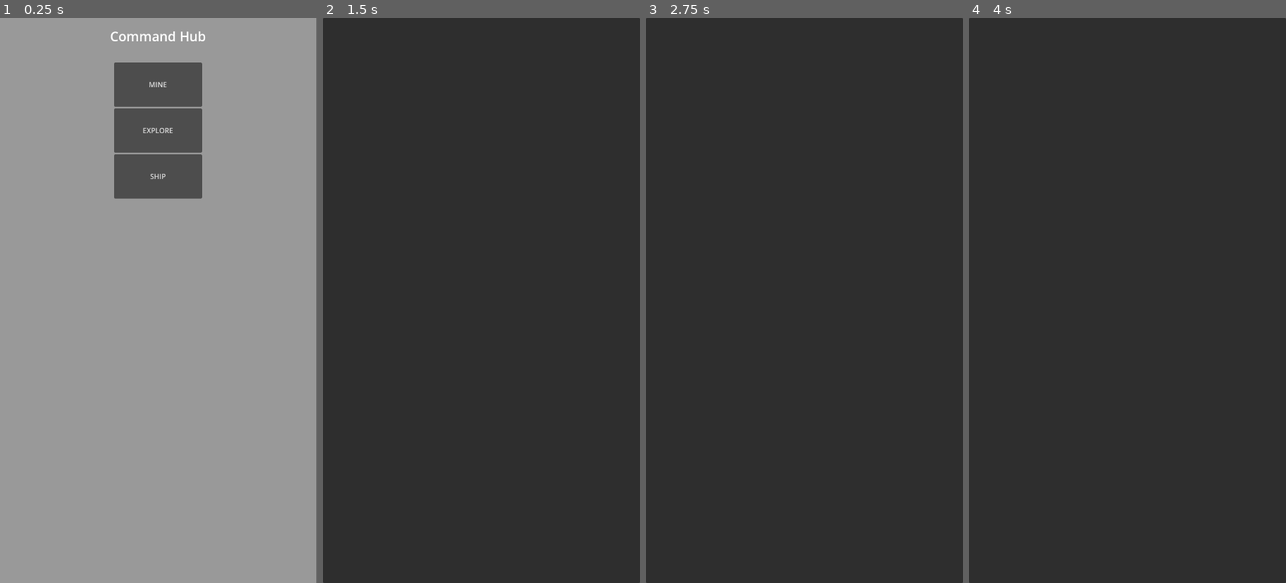
Above: before the commit, frames 1-4 (left to right).
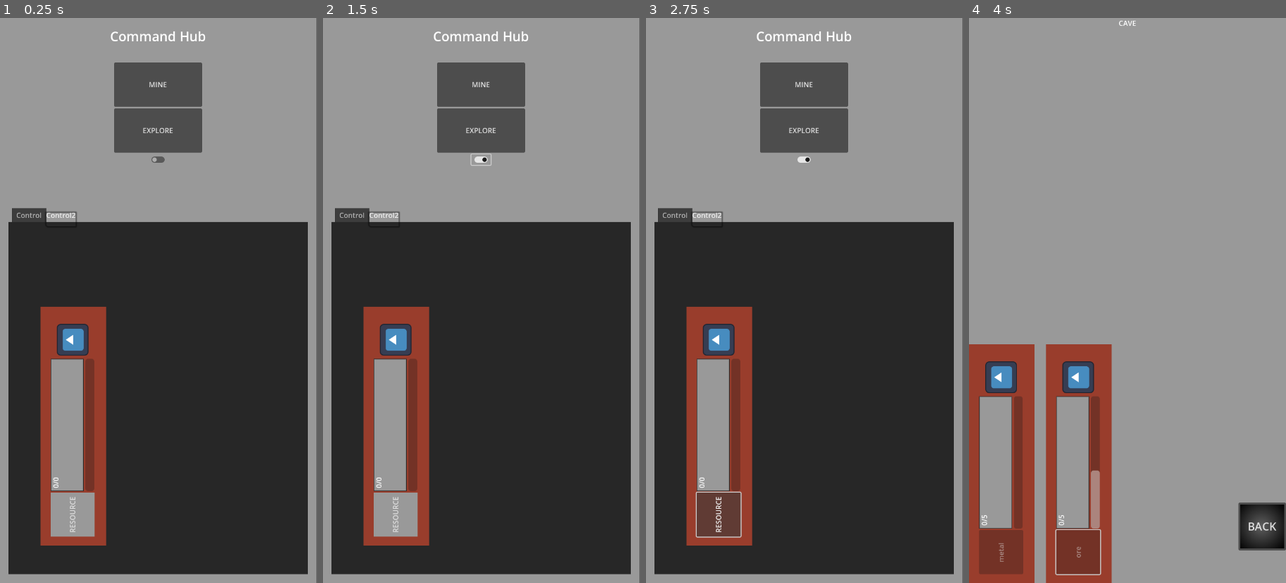
Above: after the commit, the same moments.

Repository: EitherRock/spacegame
Game: Godot game, scene res://main.tscn
The game is run twice, just before and just after one commit, with the same random seed, the same clock (stepped at 60 frames per second) and the same inputs. The project has no main scene, so this scene is started directly. The engine's default icon, where the game draws it, is replaced by a stand-in: a white triangle on a blue panel in a dark square.
Inputs (mouse positions are in pixels of both pictures, inside the frame that each line leads up to):
- Up to frame 1 (0.25 s): no input
- Up to frame 2 (1.5 s): click (481, 176) at 0.5 s, where only the run before the commit has a clickable "SHIP"; click (481, 159) at 1.27 s
- Up to frame 3 (2.75 s): click (718, 515) at 2 s, where only the run after the commit has a clickable "RESOURCE"
- Up to frame 4 (4 s): click (1127, 85) at 2.75 s, where only the run after the commit has a clickable "MINE"; click (1076, 554) at 3.5 s, where only the run after the commit has a clickable "ore"

The runs differ from the first frame. In frame 1, 58% of the frame differs, in the area x 2-98%, y 24-99%; in frame 2, 50%; in frame 3, 50%; in frame 4, 99%, in the area x 0-100%, y 0-100%.

Commit message:
add a toggle to change between laser and bullets

Diff:
--- a/main.gd
+++ b/main.gd
@@ -22,3 +22,14 @@
 
 func _on_ship_pressed():
 	get_tree().change_scene_to_file("res://ship_control.tscn")
+
+
+func _on_check_button_toggled(toggled_on):
+	if toggled_on:
+		print("on")
+		ShipValues.hasLaserBeam = false
+		ShipValues.hasBullets = true
+	else:
+		print("off")
+		ShipValues.hasLaserBeam = false
+		ShipValues.hasBullets = true
--- a/main.tscn
+++ b/main.tscn
@@ -1,8 +1,20 @@
-[gd_scene load_steps=3 format=3 uid="uid://bfojmf270w073"]
+[gd_scene load_steps=7 format=3 uid="uid://bfojmf270w073"]
 
 [ext_resource type="Script" path="res://main.gd" id="1_v4k1a"]
+[ext_resource type="Texture2D" uid="uid://4xxwq4x2vftg" path="res://icon.svg" id="2_efjyv"]
+[ext_resource type="PackedScene" uid="uid://b34guu313kt8l" path="res://resource.tscn" id="3_meamc"]
 
 [sub_resource type="StyleBoxFlat" id="StyleBoxFlat_wvouy"]
+
+[sub_resource type="StyleBoxFlat" id="StyleBoxFlat_1kfs6"]
+bg_color = Color(0.154876, 0.154876, 0.154876, 1)
+
+[sub_resource type="StyleBoxFlat" id="StyleBoxFlat_77scx"]
+bg_color = Color(0.74902, 0.278431, 0.180392, 1)
+draw_center = false
+corner_radius_bottom_left = 5
+shadow_size = 4
+shadow_offset = Vector2(0, 10)
 
 [node name="Control" type="Control"]
 layout_mode = 3
@@ -82,11 +94,52 @@
 size_flags_horizontal = 4
 size_flags_vertical = 4
 
-[node name="Ship" type="Button" parent="Panel/MarginContainer/VBoxContainer/MarginContainer/VBoxContainer/HBoxContainer3"]
-custom_minimum_size = Vector2(200, 100)
+[node name="CheckButton" type="CheckButton" parent="Panel/MarginContainer/VBoxContainer/MarginContainer/VBoxContainer/HBoxContainer3"]
 layout_mode = 2
-text = "SHIP"
+
+[node name="TabBar" type="TabBar" parent="Panel/MarginContainer/VBoxContainer"]
+custom_minimum_size = Vector2(10, 10)
+layout_mode = 2
+size_flags_horizontal = 0
+theme_override_colors/font_outline_color = Color(0.731051, 0.243649, 0.248861, 1)
+theme_override_constants/outline_size = 11
+theme_override_constants/h_separation = 5
+theme_override_constants/icon_max_width = 7
+max_tab_width = 10
+
+[node name="TabContainer" type="TabContainer" parent="Panel/MarginContainer/VBoxContainer"]
+custom_minimum_size = Vector2(100, 100)
+layout_mode = 2
+size_flags_vertical = 3
+theme_override_icons/menu = ExtResource("2_efjyv")
+theme_override_styles/panel = SubResource("StyleBoxFlat_1kfs6")
+theme_override_styles/tab_selected = SubResource("StyleBoxFlat_77scx")
+current_tab = 1
+
+[node name="Control" type="Control" parent="Panel/MarginContainer/VBoxContainer/TabContainer"]
+visible = false
+layout_mode = 2
+metadata/_tab_index = 0
+
+[node name="Button" type="Button" parent="Panel/MarginContainer/VBoxContainer/TabContainer/Control"]
+layout_mode = 0
+offset_left = 253.0
+offset_top = 145.0
+offset_right = 399.0
+offset_bottom = 176.0
+text = "THIS IS A BUTTON"
+
+[node name="Control2" type="Control" parent="Panel/MarginContainer/VBoxContainer/TabContainer"]
+layout_mode = 2
+metadata/_tab_index = 1
+
+[node name="resource" parent="Panel/MarginContainer/VBoxContainer/TabContainer/Control2" instance=ExtResource("3_meamc")]
+layout_mode = 0
+offset_left = 73.0
+offset_top = 733.0
+offset_right = 73.0
+offset_bottom = 733.0
 
 [connection signal="pressed" from="Panel/MarginContainer/VBoxContainer/MarginContainer/VBoxContainer/HBoxContainer/CaveButton" to="." method="_on_button_pressed"]
 [connection signal="pressed" from="Panel/MarginContainer/VBoxContainer/MarginContainer/VBoxContainer/HBoxContainer2/ExploreButton" to="." method="_on_explore_button_pressed"]
-[connection signal="pressed" from="Panel/MarginContainer/VBoxContainer/MarginContainer/VBoxContainer/HBoxContainer3/Ship" to="." method="_on_ship_pressed"]
+[connection signal="toggled" from="Panel/MarginContainer/VBoxContainer/MarginContainer/VBoxContainer/HBoxContainer3/CheckButton" to="." method="_on_check_button_toggled"]
--- a/project.godot
+++ b/project.godot
@@ -11,12 +11,13 @@
 [application]
 
 config/name="space"
-config/features=PackedStringArray("4.2", "Mobile")
+config/features=PackedStringArray("4.3", "Mobile")
 config/icon="res://icon.svg"
 
 [autoload]
 
 ResourceValues="*res://autos/resource_values.gd"
+ShipValues="*res://ship_values.gd"
 
 [display]
 
@@ -32,12 +33,12 @@
 }
 scroll_up={
 "deadzone": 0.5,
-"events": [Object(InputEventKey,"resource_local_to_scene":fa …(172 unchanged characters)… eycode":84,"key_label":0,"unicode":116,"echo":false,"script":null)
+"events": [Object(InputEventKey,"resource_local_to_scene":fa …(172 unchanged characters)… eycode":84,"key_label":0,"unicode":116,"location":0,"echo":false,"script":null)
 ]
 }
 scroll_down={
 "deadzone": 0.5,
-"events": [Object(InputEventKey,"resource_local_to_scene":fa …(172 unchanged characters)… eycode":71,"key_label":0,"unicode":103,"echo":false,"script":null)
+"events": [Object(InputEventKey,"resource_local_to_scene":fa …(172 unchanged characters)… eycode":71,"key_label":0,"unicode":103,"location":0,"echo":false,"script":null)
 ]
 }
 
--- a/ship.gd
+++ b/ship.gd
@@ -1,6 +1,6 @@
 extends Area2D
 
-var speed = 200  # Speed of movement
+@export var speed = 200  # Speed of movement
 var screen_size
 var rotaion_speed: int = 1
 
@@ -14,11 +14,13 @@
 var timer = Timer.new()
 var bullets: Array
 var laser: RayCast2D
-var has_laser: bool = true
-var has_bullets: bool = false
+var has_laser: bool = ShipValues.hasLaserBeam
+var has_bullets: bool = ShipValues.hasBullets
 
 
 func _ready():
+	print("Has laser", has_laser)
+	print("Has bullets", has_bullets)
 	# Get the viewport size to determine the screen boundaries
 	screen_size = get_viewport().get_visible_rect().size
 
--- a/ship_control.gd
+++ b/ship_control.gd
@@ -1,5 +1,4 @@
 extends Control
-
 
 # Called when the node enters the scene tree for the first time.
 func _ready():
--- a/ship_control.tscn
+++ b/ship_control.tscn
@@ -1,4 +1,6 @@
-[gd_scene format=3 uid="uid://dp2dmarftroga"]
+[gd_scene load_steps=2 format=3 uid="uid://dp2dmarftroga"]
+
+[ext_resource type="Script" path="res://ship_control.gd" id="1_w7c7j"]
 
 [node name="ShipControl" type="Control"]
 layout_mode = 3
@@ -7,6 +9,7 @@
 anchor_bottom = 1.0
 grow_horizontal = 2
 grow_vertical = 2
+script = ExtResource("1_w7c7j")
 
 [node name="Panel" type="Panel" parent="."]
 layout_mode = 1
@@ -15,3 +18,24 @@
 anchor_bottom = 1.0
 grow_horizontal = 2
 grow_vertical = 2
+
+[node name="MarginContainer" type="MarginContainer" parent="Panel"]
+layout_mode = 1
+anchors_preset = 15
+anchor_right = 1.0
+anchor_bottom = 1.0
+grow_horizontal = 2
+grow_vertical = 2
+
+[node name="HBoxContainer" type="HBoxContainer" parent="Panel/MarginContainer"]
+layout_mode = 2
+size_flags_horizontal = 4
+size_flags_vertical = 4
+
+[node name="Label" type="Label" parent="Panel/MarginContainer/HBoxContainer"]
+layout_mode = 2
+text = "Weapons
+"
+
+[node name="CheckButton" type="CheckButton" parent="Panel/MarginContainer/HBoxContainer"]
+layout_mode = 2
--- /dev/null
+++ b/ship_values.gd
@@ -0,0 +1,4 @@
+extends Node
+
+var hasLaserBeam:bool = true
+var hasBullets: bool = false
